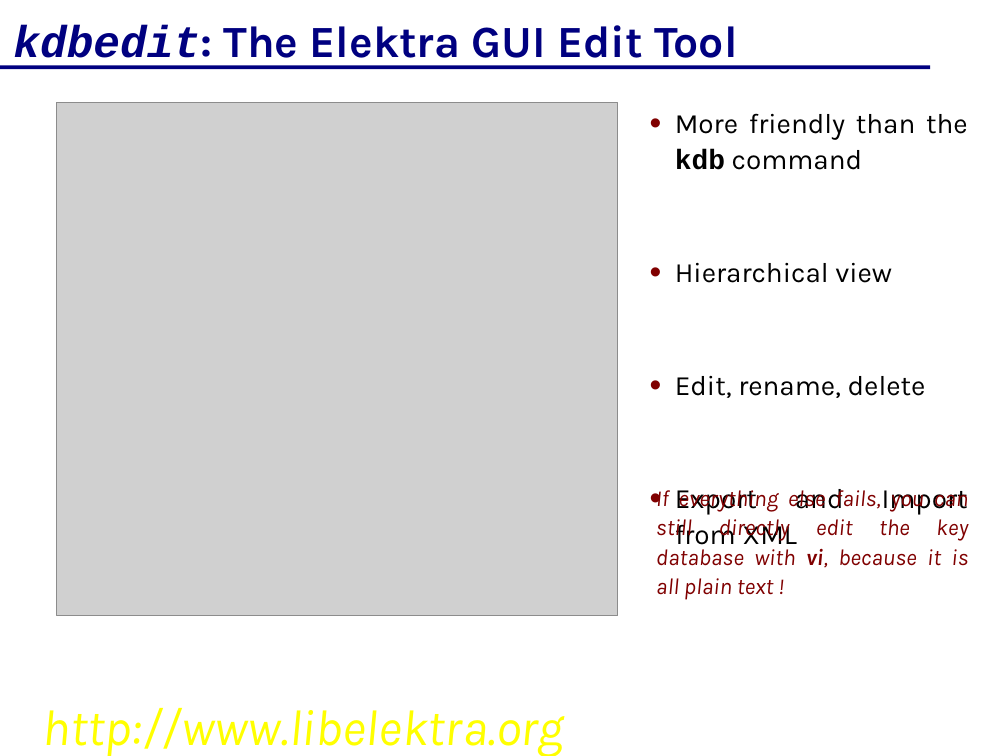
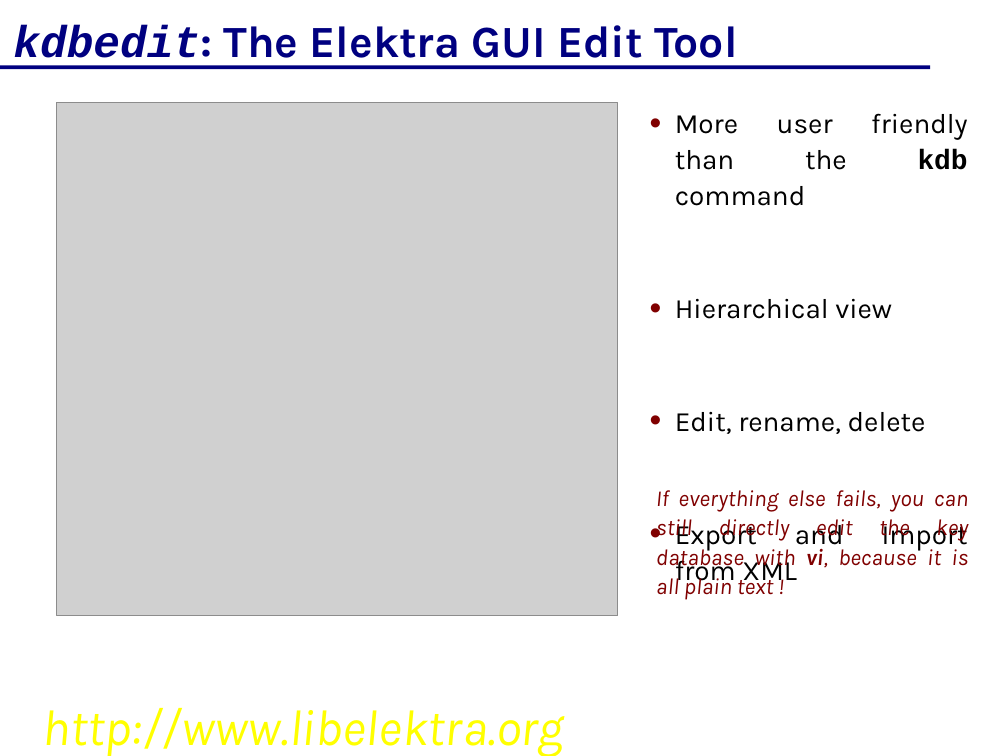
Before and after one commit to ElektraInitiative/libelektra, a slide deck: slide 27 of doc/elektra.odp. Drawn at 1008x756 pixels with LibreOffice and Linux fonts; fonts in the diff are those of the drawing; grey boxes stand for pictures; background and template pictures are left out. Boxes give left, top, right and bottom in pixels: in the first picture for what was removed or moved away, otherwise in the second. Text is boxed around its words. In the diff, an @@ line names an element or a change of style, - is before the commit and + after.

Commit message:
some types added "gui easier for _user_"

```diff
--- a/doc/elektra.odp
+++ b/doc/elektra.odp
@@ text at [675, 113, 968, 206]: text changed @@
-• More friendly than the kdb command
+• More user friendly than the kdb command
```
Also in this commit, not shown: 3 other slides changed.
